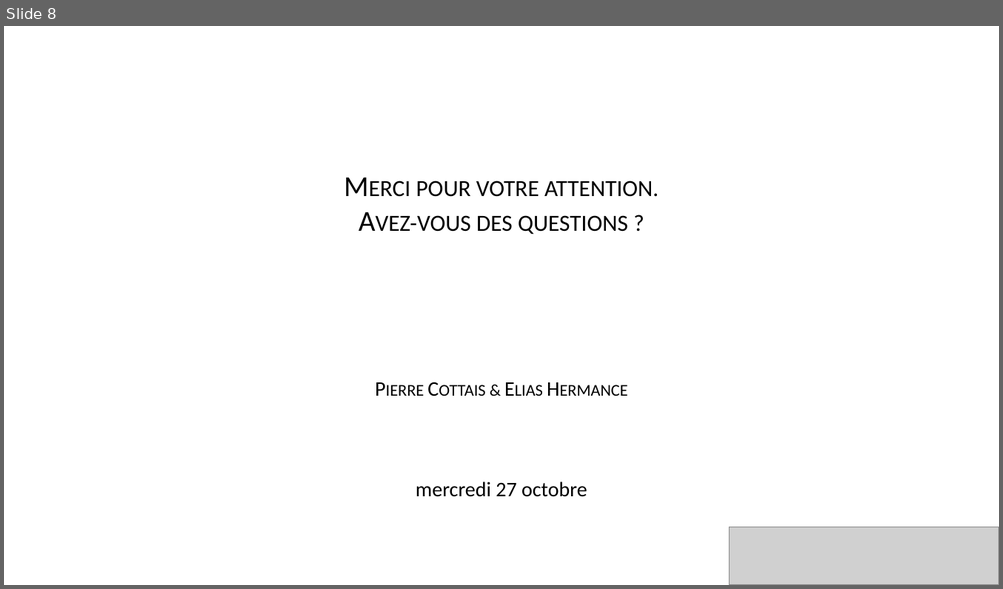
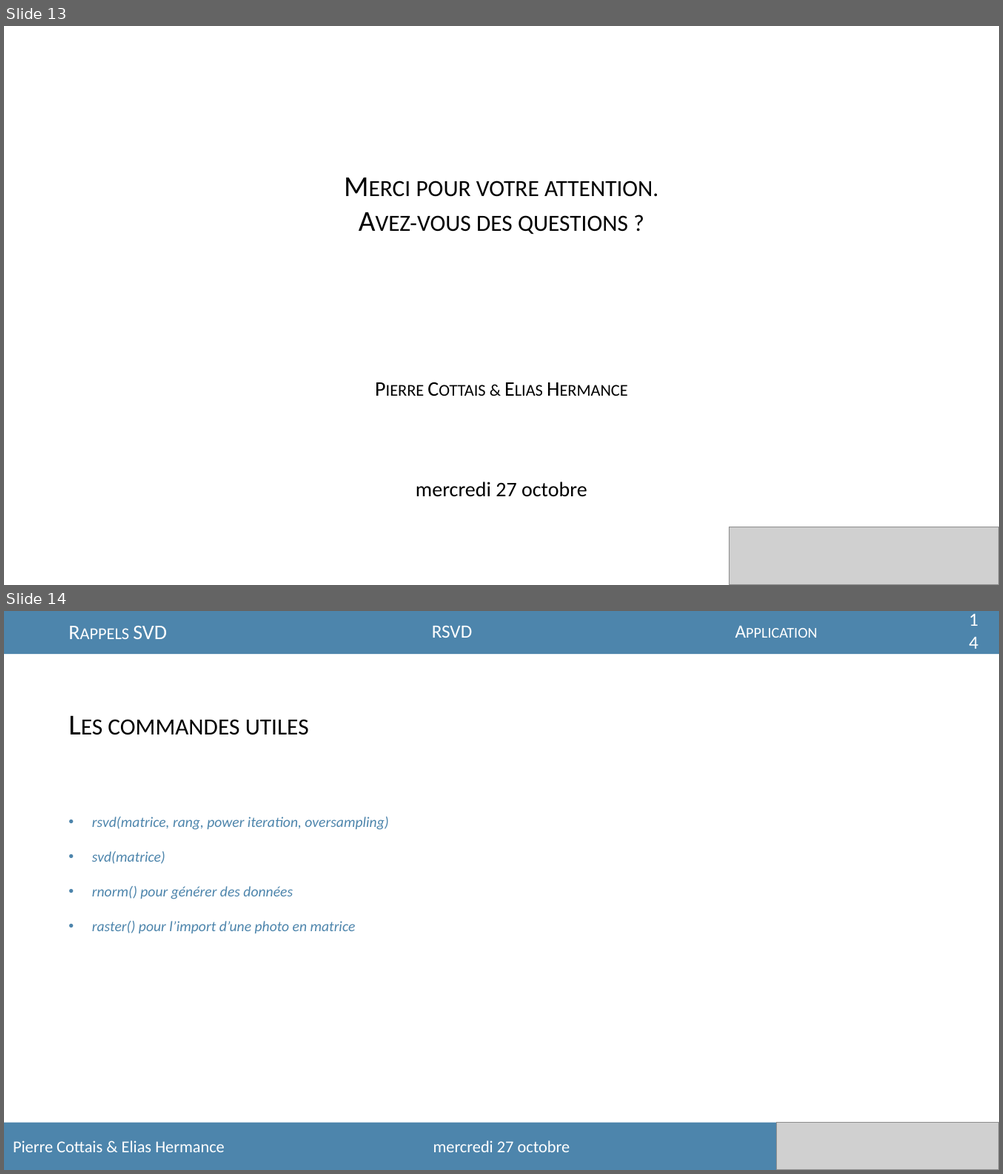
Before and after one commit to Easill/RSVD, a slide deck: presentation.pptx. Shown one above the other, each under a label of ours: slide 8 before the commit, slides 13 and 14 after it. The pictures are 1003x589 and 1003x1174 pixels, drawn with LibreOffice and Linux fonts; fonts in the diff are those of the drawing; grey boxes stand for pictures. Boxes give left, top, right and bottom in pixels: in the first picture for what was removed or moved away, otherwise in the second. Text is boxed around its words. In the diff, an @@ line names an element or a change of style, - is before the commit and + after.

```diff
--- a/presentation.pptx
+++ b/presentation.pptx
@@ slide 14 added at bbox=[4, 611, 999, 1170], background #FFFFFF @@
@@ rectangle added at bbox=[4, 611, 999, 654], fill #4D85AC @@
@@ text added at bbox=[133, 626, 167, 639], 20 pt, text #FFFFFF, small capitals @@
+Rappels SVD
@@ text added at bbox=[432, 625, 472, 638], 18 pt, text #FFFFFF, small capitals @@
+RSVD
@@ text added at bbox=[728, 615, 825, 645], 18 pt, text #FFFFFF, small capitals @@
+Application
@@ page number added at bbox=[962, 615, 986, 645], 18 pt, text #FFFFFF @@
+14
@@ text added at bbox=[108, 719, 309, 735], 28 pt, text #000000, small capitals @@
+Les commandes utiles
@@ text added at bbox=[92, 817, 388, 934], 14 pt, text #4D85AC, italic @@
+• rsvd(matrice, rang, power iteration, oversampling)
+• svd(matrice)
+• rnorm() pour générer des données
+• raster() pour l’import d’une photo en matrice
@@ rectangle added at bbox=[4, 1123, 999, 1170], fill #4D85AC @@
@@ text added at bbox=[13, 1141, 225, 1153], 16 pt, text #FFFFFF @@
+Pierre Cottais & Elias Hermance
@@ text added at bbox=[433, 1141, 570, 1153], 16 pt, text #FFFFFF @@
+mercredi 27 octobre
@@ picture added at bbox=[777, 1123, 999, 1170] @@
@@ what was slide 8 is now slide 13 @@
```
Also in this commit, not shown: 5 slides changed, 5 other slides added.
